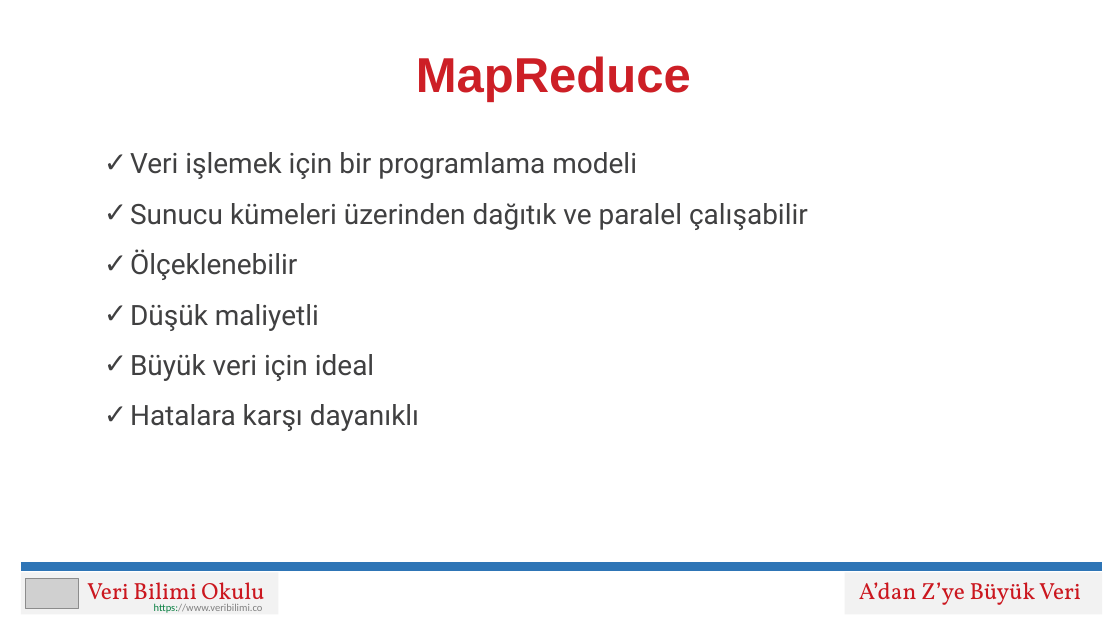
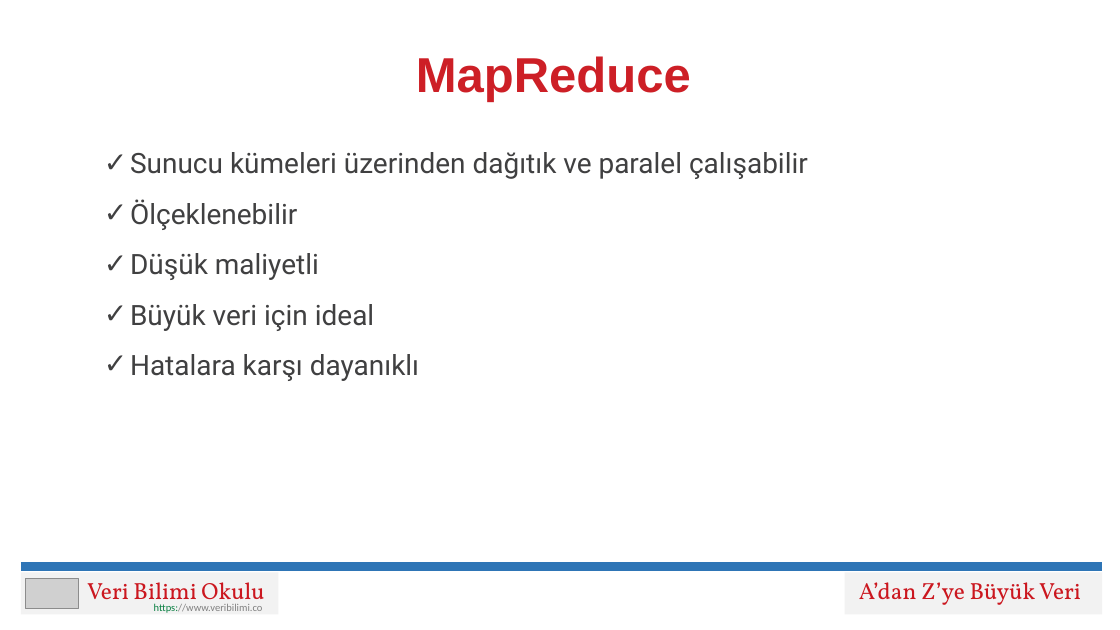
Before and after one commit to veribilimiokulu/udemy-hadoop-buyukveri-egitimi, a slide deck: slide 3 of 03-Hadoop-Temel-Bilesenler/05-map_reduce_teori.pptx. Drawn at 1120x630 pixels with LibreOffice and Linux fonts; fonts in the diff are those of the drawing; grey boxes stand for pictures. Boxes give left, top, right and bottom in pixels: in the first picture for what was removed or moved away, otherwise in the second. Text is boxed around its words. In the diff, an @@ line names an element or a change of style, - is before the commit and + after.

```diff
--- a/03-Hadoop-Temel-Bilesenler/05-map_reduce_teori.pptx
+++ b/03-Hadoop-Temel-Bilesenler/05-map_reduce_teori.pptx
@@ text at <box>130,152,637,179</box>: paragraph removed @@
-✓ Veri işlemek için bir programlama modeli
```
Also in this commit, not shown: 1 other slide changed, 1 slide added, 10 other files.
